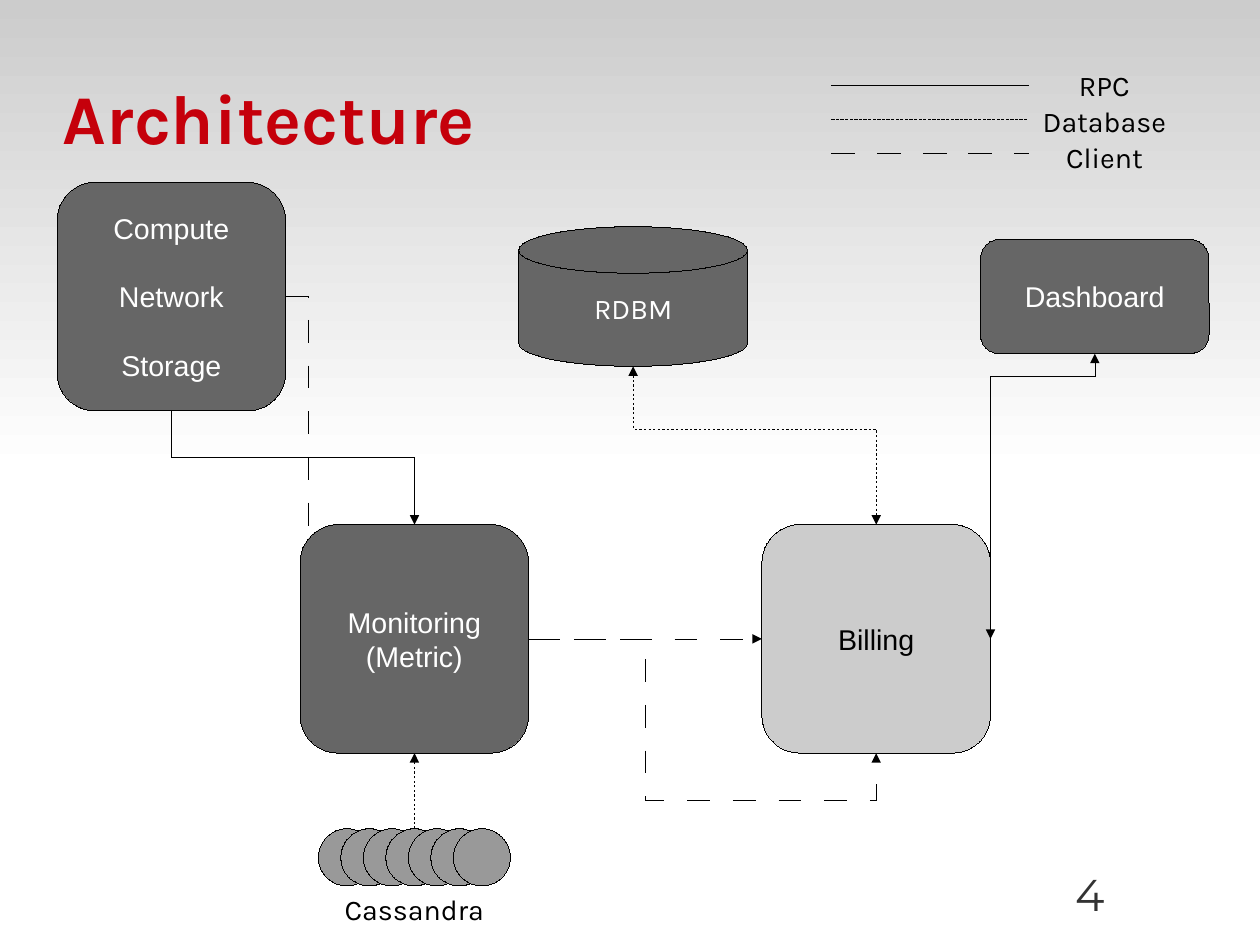
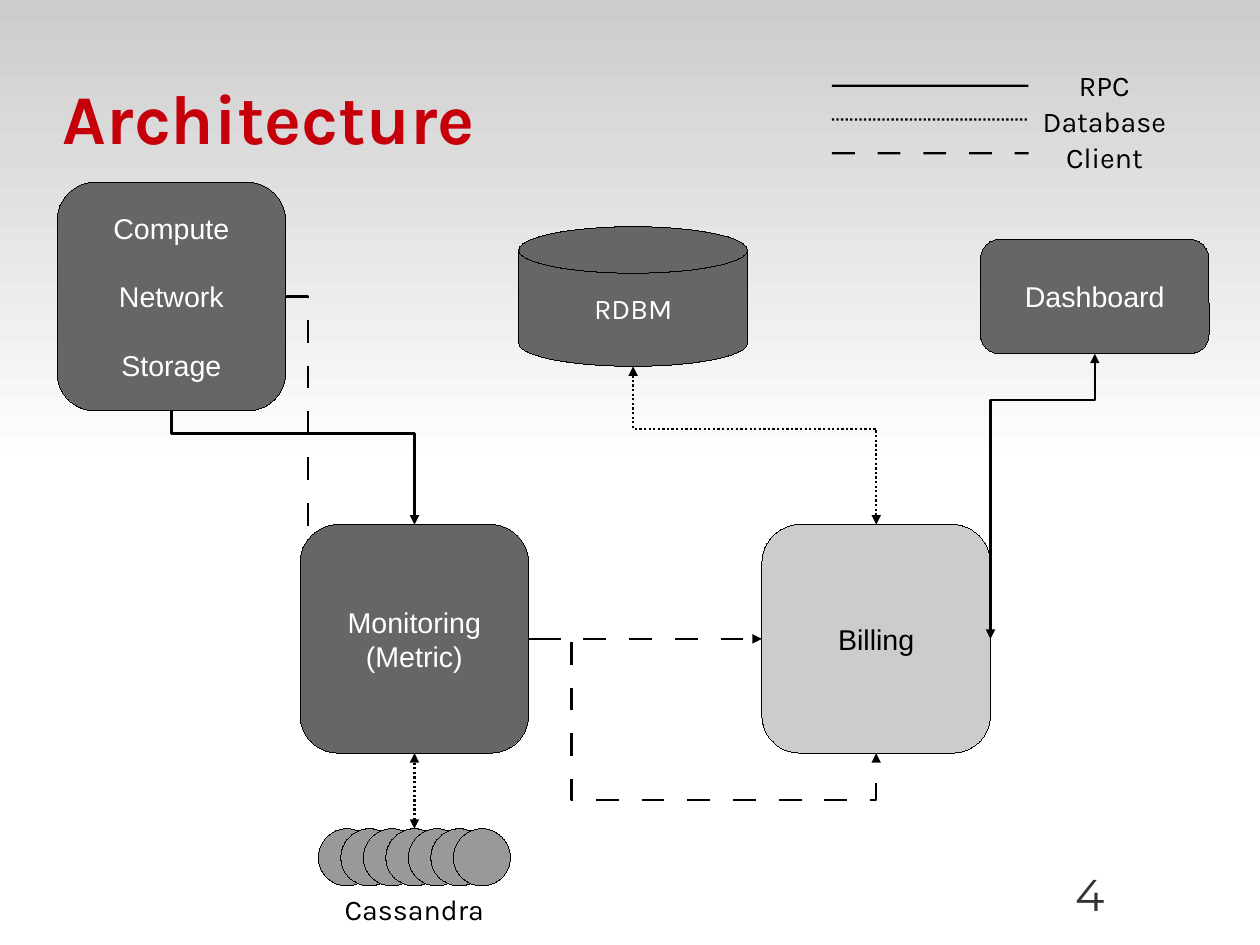
Before and after one commit to zyluo/talk-OSDS-2012, a slide deck: slide 4 of OSDS-2012-SF-dough-LZY.odp. Drawn at 1260x945 pixels with LibreOffice and Linux fonts; fonts in the diff are those of the drawing; background and template pictures are left out. Boxes give left, top, right and bottom in pixels: in the first picture for what was removed or moved away, otherwise in the second. Text is boxed around its words. In the diff, an @@ line names an element or a change of style, - is before the commit and + after.

```diff
--- a/OSDS-2012-SF-dough-LZY.odp
+++ b/OSDS-2012-SF-dough-LZY.odp
@@ elbow arrow (286, 296) - (763, 639): stroke #000000 0 pt to #000000 1.45 pt @@
@@ elbow double arrow (1095, 353) - (991, 639): stroke #000000 0 pt to #000000 1.45 pt; route changed @@
@@ elbow arrow (172, 410) - (415, 525): stroke #000000 0 pt to #000000 1.45 pt; route changed @@
@@ elbow arrow (529, 639) - (877, 753): stroke #000000 0 pt to #000000 1.45 pt; route changed @@
@@ elbow arrow (415, 829) - (415, 753): elbow arrow to elbow double arrow; stroke #000000 0 pt to #000000 1.45 pt @@
```
Also in this commit, not shown: 9 other slides changed.
